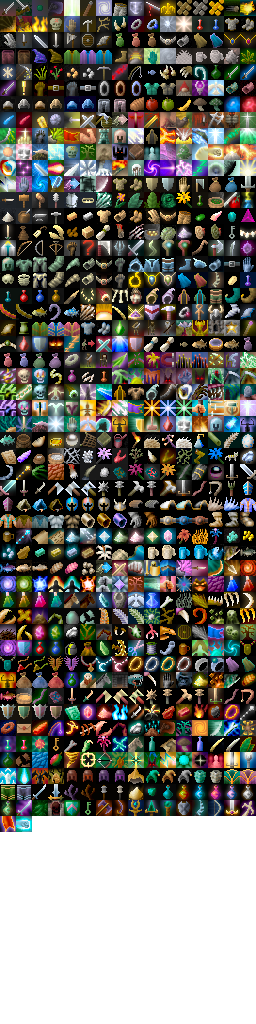
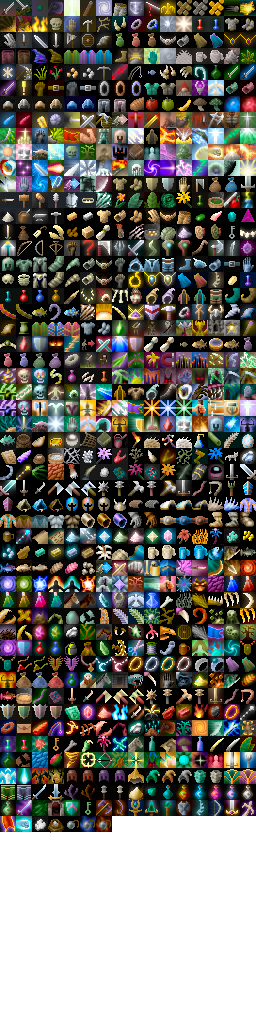
Two versions of the same layered image (256px x 1024px). Layer-by-layer changes:
painted on "Background" over bbox(48, 816, 111, 833)
added layer "Pasted Layer" above "shade" over bbox(96, 816, 112, 832)
painted on "shade" over bbox(32, 816, 96, 832)
